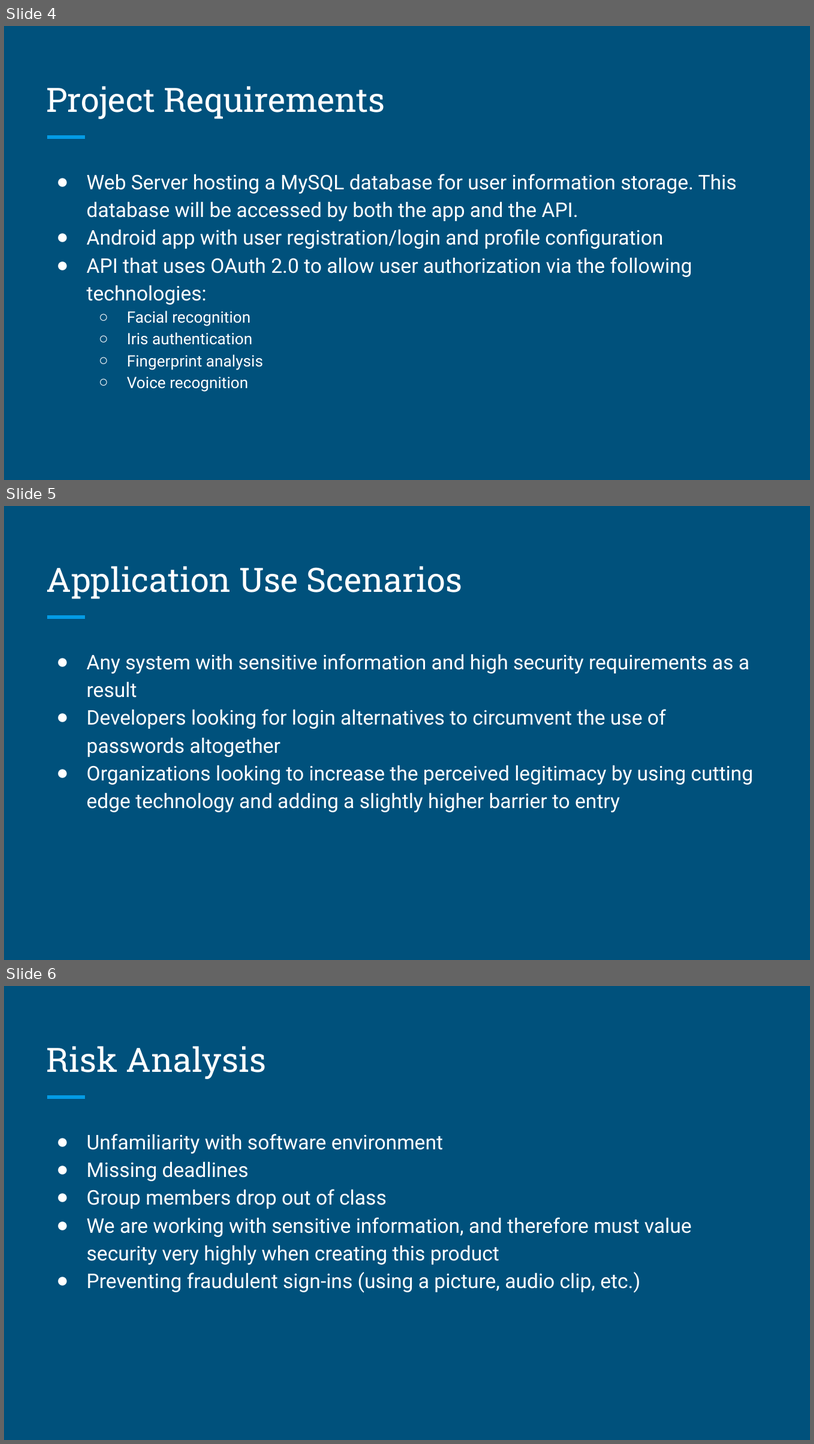
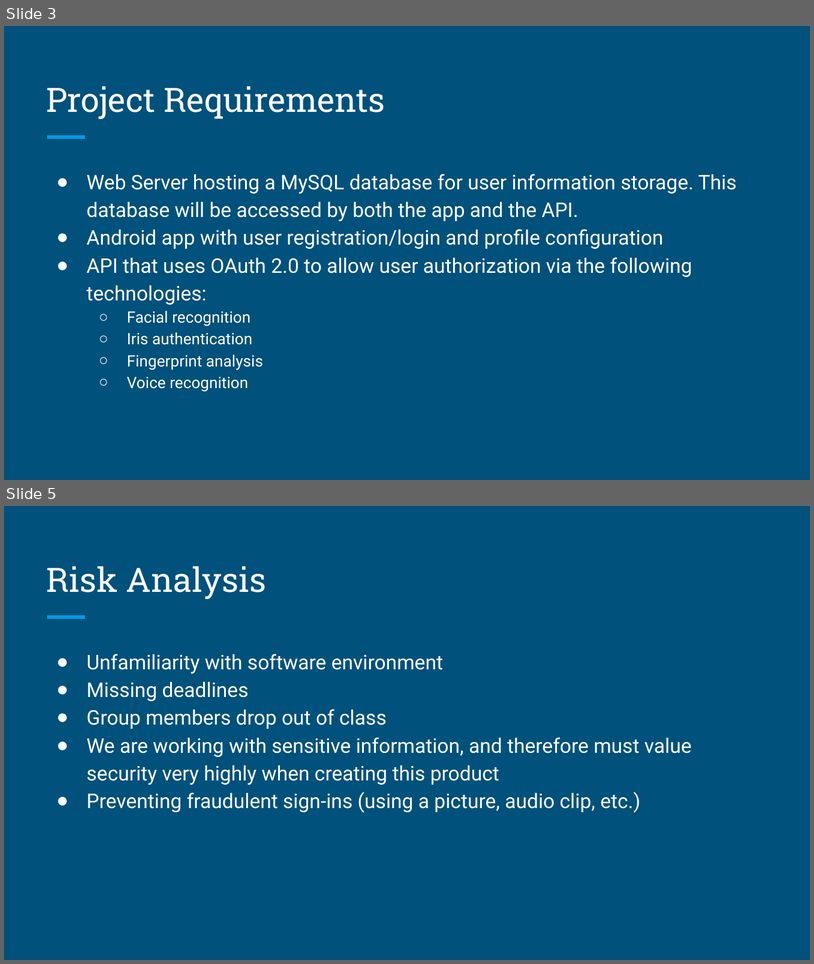
Before and after one commit to svitale23/IdentityManagement, a slide deck: Presentations/Sprint1Presentation.pptx. Shown one above the other, each under a label of ours: slides 4, 5 and 6 before the commit, slides 3 and 5 after it; the slides between them are not shown. The pictures are 814x1444 and 814x964 pixels, drawn with LibreOffice and Linux fonts; fonts in the diff are those of the drawing. Boxes give left, top, right and bottom in pixels: in the first picture for what was removed or moved away, otherwise in the second. Text is boxed around its words. In the diff, an @@ line names an element or a change of style, - is before the commit and + after.

```diff
--- a/Presentations/Sprint1Presentation.pptx
+++ b/Presentations/Sprint1Presentation.pptx
@@ slide 5 removed at (x1=4, y1=506, x2=810, y2=960), background #00517C; not listed: 1 template element that a slide beside it also shows @@
@@ title removed at (x1=46, y1=566, x2=462, y2=599) @@
-Application Use Scenarios
@@ text removed at (x1=87, y1=654, x2=753, y2=812) @@
-● Any system with sensitive information and high security requirements as a result
-● Developers looking for login alternatives to circumvent the use of passwords altogether
-● Organizations looking to increase the perceived legitimacy by using cutting edge technology and adding a slightly higher barrier to entry
@@ what was slide 4 is now slide 3 @@
@@ what was slide 6 is now slide 5 @@
```
Also in this commit, not shown: 1 slide changed, 1 other slide removed, 1 other file.
